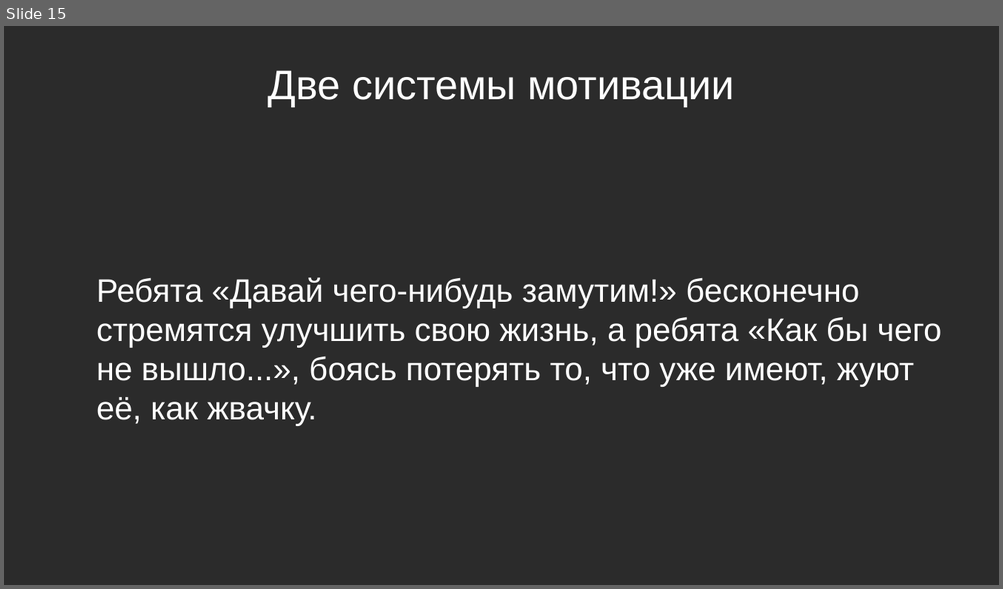
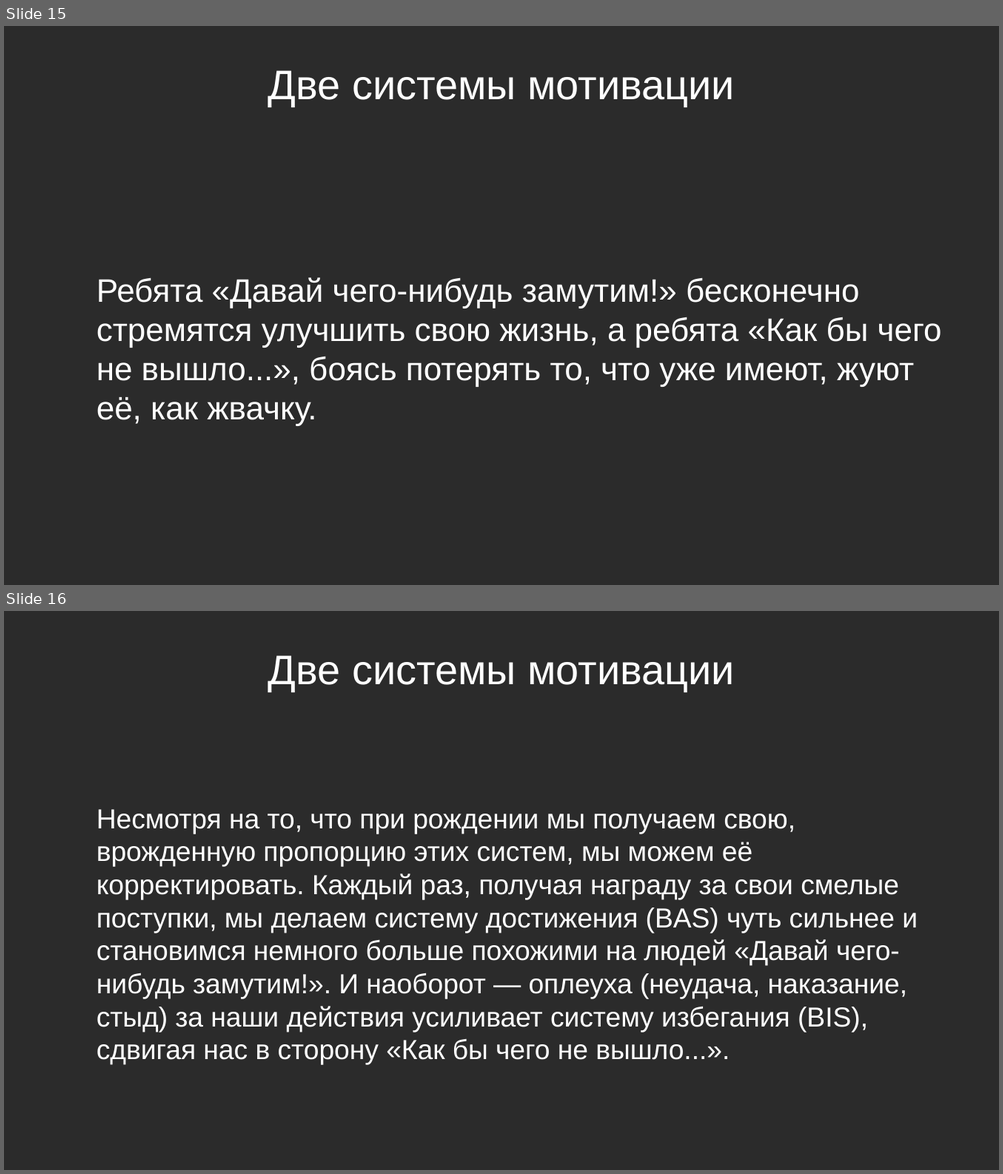
Before and after one commit to Chularev/articles, a slide deck: Psychology/Гомеостаз и мотивация (практика).odp. Shown one above the other, each under a label of ours: slide 15 before the commit, slides 15 and 16 after it. The pictures are 1003x589 and 1003x1174 pixels, drawn with LibreOffice and Linux fonts; fonts in the diff are those of the drawing; background and template pictures are left out; a plain dark background stands for a picture behind light text. Boxes give left, top, right and bottom in pixels: in the first picture for what was removed or moved away, otherwise in the second. Text is boxed around its words. In the diff, an @@ line names an element or a change of style, - is before the commit and + after.

Commit message:
Tmp

```diff
--- a/Psychology/Гомеостаз и мотивация (практика).odp
+++ b/Psychology/Гомеостаз и мотивация (практика).odp
@@ slide 16 added at [4,611,999,1170], background picture (left out) @@
@@ title added at [268,655,734,692], 33 pt, text #FFFFFF @@
+Две системы мотивации
@@ text added at [96,809,917,1065], 22 pt, text #FFFFFF @@
+Несмотря на то, что при рождении мы получаем свою, врожденную пропорцию этих систем, мы можем её корректировать. Каждый раз, получая награду за свои смелые поступки, мы делаем систему достижения (BAS) чуть сильнее и становимся немного больше похожими на людей «Давай чего-нибудь замутим!». И наоборот — оплеуха (неудача, наказание, стыд) за наши действия усиливает систему избегания (BIS), сдвигая нас в сторону «Как бы чего не вышло...».
```
Also in this commit, not shown: 2 other slides added.
